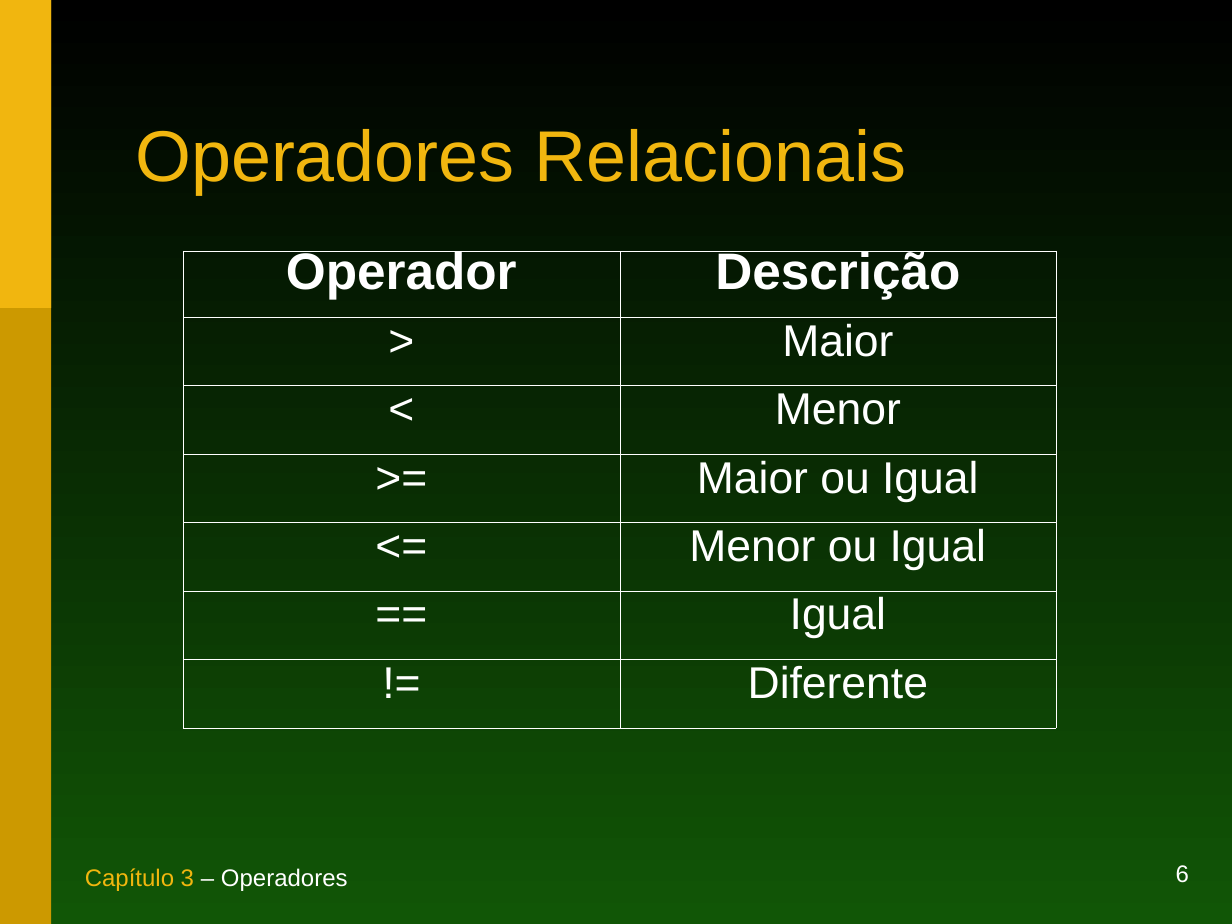
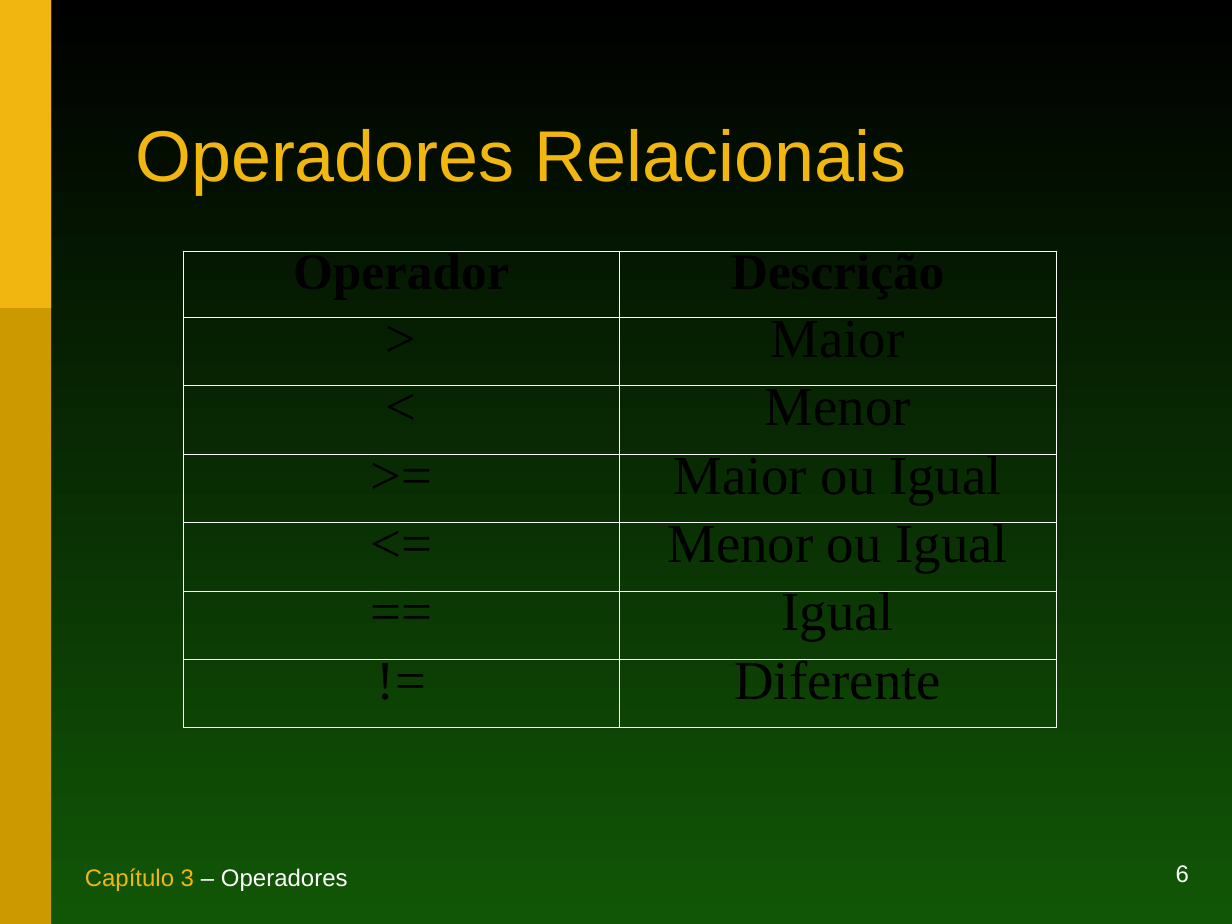
Before and after one commit to duchesqui/slzvieira-training, a slide deck: slide 6 of 1-Java-Programmer-Modulo-I/03.Capitulo03.ppt. Drawn at 1232x924 pixels with LibreOffice and Linux fonts; fonts in the diff are those of the drawing. Boxes give left, top, right and bottom in pixels: in the first picture for what was removed or moved away, otherwise in the second. Text is boxed around its words. In the diff, an @@ line names an element or a change of style, - is before the commit and + after.

```diff
--- a/1-Java-Programmer-Modulo-I/03.Capitulo03.ppt
+++ b/1-Java-Programmer-Modulo-I/03.Capitulo03.ppt
@@ table at [184, 251, 1056, 727] @@
@@ font Arial to Times New Roman, text colour #FFFFFF to #000000 @@
@@ size 26 to 32 pt in ">", "Maior", "<", "Menor" and 8 more places @@
```
Also in this commit, not shown: 8 other slides changed, 32 other files.
